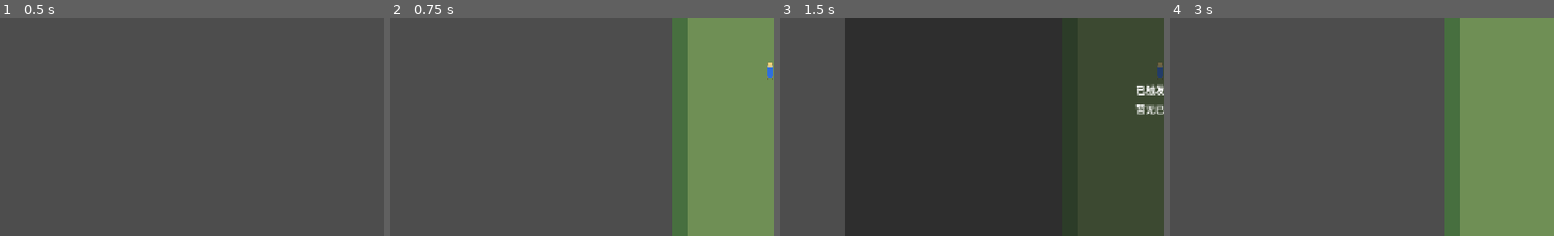
Above: before the commit, frames 1-4 (left to right).
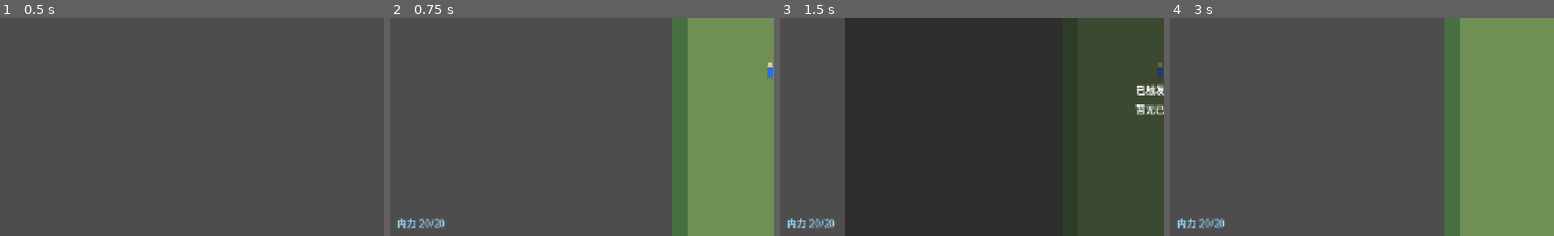
Above: after the commit, the same moments.

Repository: zhangyebo1991/liangyusheng-qunxiazhuan
Game: Godot game, scene res://scenes/boot.tscn
The game is run twice, just before and just after one commit, with the same random seed, the same clock (stepped at 60 frames per second) and the same inputs.
Inputs (mouse positions are % of the whole screen's width and height, from its top left):
- Up to frame 1 (0.5 s): no input
- Up to frame 2 (0.75 s): click "开始新游戏" at 0.5 s
- Up to frame 3 (1.5 s): click "记事" at 1.25 s
- Up to frame 4 (3 s): click "关闭" at 2 s; tap Enter (confirm) at 2.75 s; move the mouse to (65, 44) at 2.77 s; hold D (move_right) from 2.78 s (still down); hold Enter (confirm) from 2.78 s (still down); click (65, 44) at 2.92 s
The pictures show only the part of the screen within x 0-50%, y 38-88%; the shares and areas given below are measured in that part.

Frame 1 is identical in both runs. In frame 2, 0.3% of the frame differs, in the area x 2-15%, y 91-97%; in frame 3, 0.3%; in frame 4, 0.3%.

Commit message:
feat: HUD 显示主角当前与最大内力

Diff:
--- a/scripts/scenes/hud.gd
+++ b/scripts/scenes/hud.gd
@@ -19,6 +19,7 @@
 var shop_list: VBoxContainer
 var shop_empty_label: Label
 var shop_is_open := false
+var mp_label: Label = null
 
 func _ready() -> void:
 	quest_label = Label.new()
@@ -48,6 +49,13 @@
 	tracked_task_list.size = Vector2(520, 96)
 	add_child(tracked_task_list)
 
+	mp_label = Label.new()
+	mp_label.name = "MpLabel"
+	mp_label.modulate = Color(0.6, 0.85, 1.0, 1.0)
+	mp_label.position = Vector2(24, 600)
+	mp_label.size = Vector2(520, 32)
+	add_child(mp_label)
+
 	_create_inventory_panel()
 	_create_shop_panel()
 
@@ -55,6 +63,19 @@
 	set_prompt("")
 	show_message("")
 
+	if is_inside_tree() and has_node("/root/EventBus"):
+		var bus = get_node("/root/EventBus")
+		if bus.has_signal("hero_mp_changed") and not bus.hero_mp_changed.is_connected(_on_hero_mp_changed):
+			bus.hero_mp_changed.connect(_on_hero_mp_changed)
+
+	if is_inside_tree() and has_node("/root/GameState"):
+		var gs = get_node("/root/GameState")
+		var cur_mp = int(gs.get("hero_cur_mp")) if gs.get("hero_cur_mp") != null else 0
+		var max_mp = int(gs.get("hero_max_mp")) if gs.get("hero_max_mp") != null else 0
+		refresh_mp_display(cur_mp, max_mp)
+	else:
+		refresh_mp_display(0, 0)
+
 func set_quest_text(text: String) -> void:
 	quest_label.text = text
 
@@ -63,6 +84,13 @@
 
 func show_message(text: String) -> void:
 	message_label.text = text
+
+func refresh_mp_display(cur_mp: int, max_mp: int) -> void:
+	if mp_label != null:
+		mp_label.text = "内力 %d/%d" % [cur_mp, max_mp]
+
+func _on_hero_mp_changed(cur_mp: int, max_mp: int) -> void:
+	refresh_mp_display(cur_mp, max_mp)
 
 func set_tracked_tasks(tasks: Array) -> void:
 	for child in tracked_task_list.get_children():
--- a/tests/run_tests.gd
+++ b/tests/run_tests.gd
@@ -38,6 +38,7 @@
 const TestInnDataScript = preload("res://tests/test_inn_data.gd")
 const TestInnRestLoopScript = preload("res://tests/test_inn_rest_loop.gd")
 const TestDeathWarpToInnScript = preload("res://tests/test_death_warp_to_inn.gd")
+const TestHudMpDisplayScript = preload("res://tests/test_hud_mp_display.gd")
 
 func _initialize() -> void:
 	var assertions = TestAssertionsScript.new()
@@ -79,6 +80,7 @@
 		TestInnDataScript.new(),
 		TestInnRestLoopScript.new(),
 		TestDeathWarpToInnScript.new(),
+		TestHudMpDisplayScript.new(),
 	]
 
 	for suite in suites:
--- /dev/null
+++ b/tests/test_hud_mp_display.gd
@@ -0,0 +1,29 @@
+extends RefCounted
+
+const HudScript = preload("res://scripts/scenes/hud.gd")
+
+func run(assertions) -> void:
+	var hud = HudScript.new()
+	hud._ready()
+
+	assertions.assert_true(hud.has_method("refresh_mp_display"), "HUD 应暴露 refresh_mp_display 方法")
+	assertions.assert_true(hud.has_method("_on_hero_mp_changed"), "HUD 应暴露 _on_hero_mp_changed 回调")
+
+	if not hud.has_method("refresh_mp_display"):
+		hud.free()
+		return
+
+	hud.refresh_mp_display(7, 20)
+	var mp_label = hud.get("mp_label")
+	assertions.assert_true(mp_label != null, "HUD 应有 mp_label 字段")
+	if mp_label != null:
+		var text = str(mp_label.text)
+		assertions.assert_true(text.find("7") >= 0 and text.find("20") >= 0, "MP 文本应包含当前 7 和最大 20")
+
+	# 通过 _on_hero_mp_changed 也应触发刷新
+	hud._on_hero_mp_changed(12, 25)
+	if mp_label != null:
+		var text2 = str(mp_label.text)
+		assertions.assert_true(text2.find("12") >= 0 and text2.find("25") >= 0, "信号回调应同步刷新 MP 显示")
+
+	hud.free()
